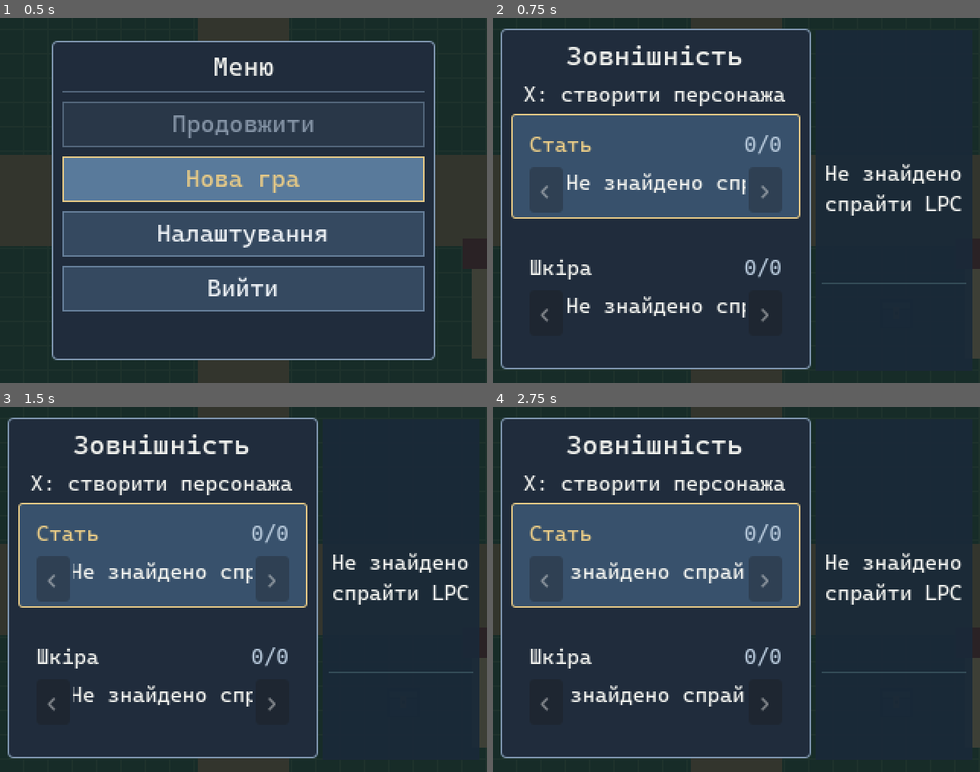
Above: before the commit, frames 1-4 (two rows, left to right).
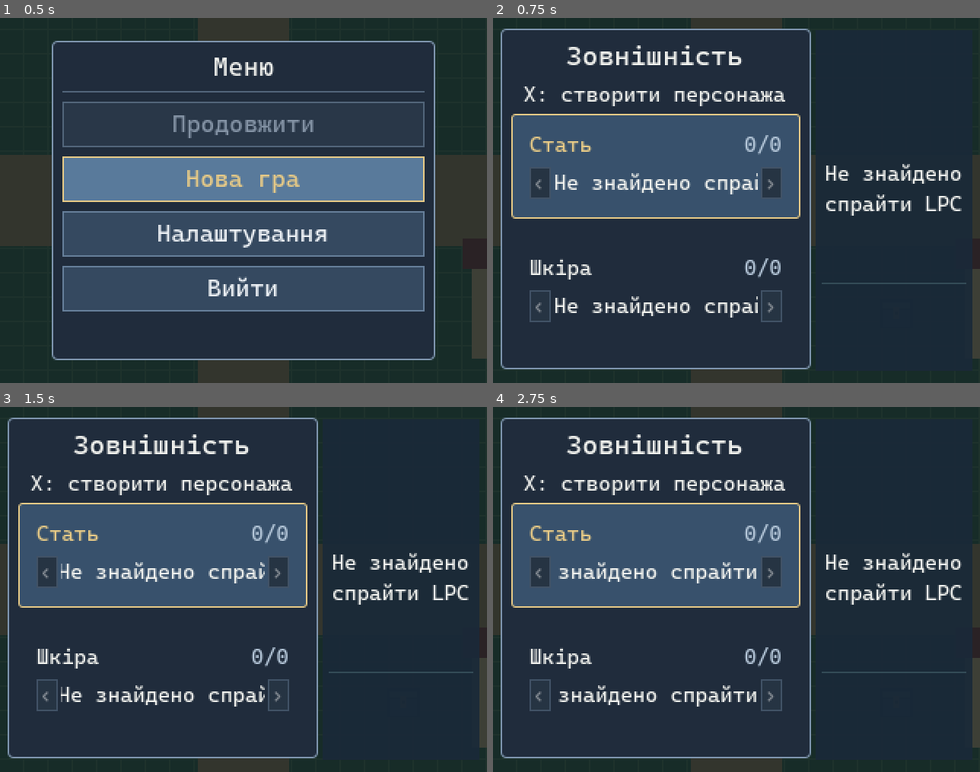
Above: after the commit, the same moments.

Repository: PylSerg/skyval-godot
Game: Godot game, scene res://prototype/camera_test.tscn
The game is run twice, just before and just after one commit, with the same random seed, the same clock (stepped at 60 frames per second) and the same inputs.
Inputs (mouse positions are in pixels of both pictures, inside the frame that each line leads up to):
- Up to frame 1 (0.5 s): no input
- Up to frame 2 (0.75 s): click "Нова гра" at 0.5 s
- Up to frame 3 (1.5 s): tap Enter at 1.25 s; move the mouse to (350, 571) at 1.27 s; click (350, 571) at 1.42 s
- Up to frame 4 (2.75 s): drag from (639, 607) to (712, 662) at 2.02 s

Frame 1 is identical in both runs. In frame 2, 2.9% of the frame differs, in the area x 7-60%, y 40-84%; in frame 3, 2.8%; in frame 4, 2.9%.

Commit message:
Slim wardrobe selector arrows to 14px and widen full item labels

Diff:
--- a/ui/character_creator.gd
+++ b/ui/character_creator.gd
@@ -33,6 +33,10 @@
 const FIELD_GROUP_SPACING := 12
 const FIELD_CONTENT_PADDING := FIELD_GROUP_SPACING
 const FIELD_INNER_SPACING := 5
+# Compact chevrons preserve the 14px minimum glyph size and free 16px
+# of horizontal space for long item names in the 320px layout.
+const SELECTOR_ARROW_WIDTH := 14.0
+const SELECTOR_ARROW_GAP := 2.0
 # This script is instantiated twice: the tabbed backpack in the scene,
 # and appearance as an independent, reusable window.
 @export var appearance_window: bool = false
@@ -800,6 +804,23 @@
     button.add_theme_stylebox_override("pressed", pressed)
     return button
 
+func _selector_arrow_button() -> Button:
+    # The regular button has 18px text and padded styleboxes. Override
+    # only the small selector arrows: keep a readable 14px chevron while
+    # removing padding that would otherwise impose a >14px minimum width.
+    var button: Button = _button()
+    button.add_theme_font_size_override("font_size", MIN_UI_FONT_SIZE)
+    for style_name in ["normal", "hover", "pressed"]:
+        var style: StyleBoxFlat = button.get_theme_stylebox(style_name) as StyleBoxFlat
+        if style != null:
+            style.set_content_margin_all(0)
+    var disabled_style: StyleBoxFlat = button.get_theme_stylebox("normal").duplicate() as StyleBoxFlat
+    disabled_style.bg_color = Color("#263443")
+    disabled_style.border_color = Color("#415266")
+    button.add_theme_stylebox_override("disabled", disabled_style)
+    return button
+
+
 func _label(font_size: int) -> Label:
     var label := Label.new()
     label.add_theme_font_size_override("font_size", maxi(font_size, MIN_UI_FONT_SIZE))
@@ -908,13 +929,13 @@
         choice_row.size_flags_horizontal = Control.SIZE_EXPAND_FILL
         field_box.add_child(choice_row)
 
-        var previous := _button()
+        var previous := _selector_arrow_button()
         previous.text = _tr("ui.previous")
-        previous.custom_minimum_size = Vector2(22, 21)
+        previous.custom_minimum_size = Vector2(SELECTOR_ARROW_WIDTH, 21)
         previous.disabled = not _can_adjust_field(key, -1)
         choice_row.add_child(previous)
         previous.position = Vector2.ZERO
-        previous.size = Vector2(22, 21)
+        previous.size = Vector2(SELECTOR_ARROW_WIDTH, 21)
         previous.pressed.connect(_adjust.bind(key, -1, index))
 
         # A fixed clipped viewport extends only between the arrow slots.
@@ -924,8 +945,8 @@
         value_window.mouse_filter = Control.MOUSE_FILTER_IGNORE
         choice_row.add_child(value_window)
         value_window.anchor_right = 1.0
-        value_window.offset_left = 24.0
-        value_window.offset_right = -24.0
+        value_window.offset_left = SELECTOR_ARROW_WIDTH + SELECTOR_ARROW_GAP
+        value_window.offset_right = -(SELECTOR_ARROW_WIDTH + SELECTOR_ARROW_GAP)
         value_window.offset_bottom = 21.0
 
         var value_label := _label(MIN_UI_FONT_SIZE)
@@ -939,14 +960,14 @@
         _row_values.append(value_label)
         value_window.resized.connect(_update_value_marquee.bind(key))
 
-        var following := _button()
+        var following := _selector_arrow_button()
         following.text = _tr("ui.next")
-        following.custom_minimum_size = Vector2(22, 21)
+        following.custom_minimum_size = Vector2(SELECTOR_ARROW_WIDTH, 21)
         following.disabled = not _can_adjust_field(key, 1)
         choice_row.add_child(following)
         following.anchor_left = 1.0
         following.anchor_right = 1.0
-        following.offset_left = -22.0
+        following.offset_left = -SELECTOR_ARROW_WIDTH
         following.offset_right = 0.0
         following.offset_bottom = 21.0
         following.pressed.connect(_adjust.bind(key, 1, index))
